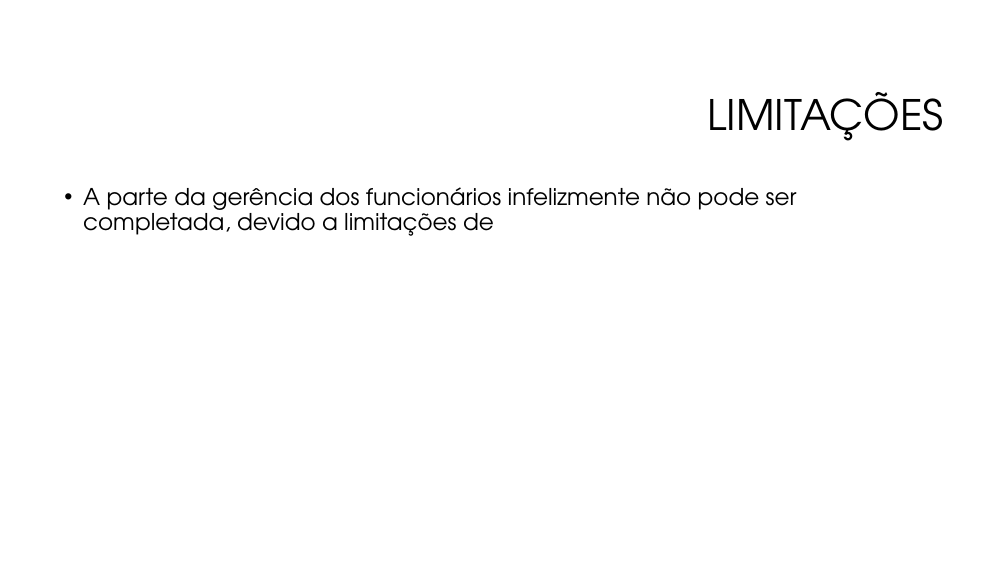
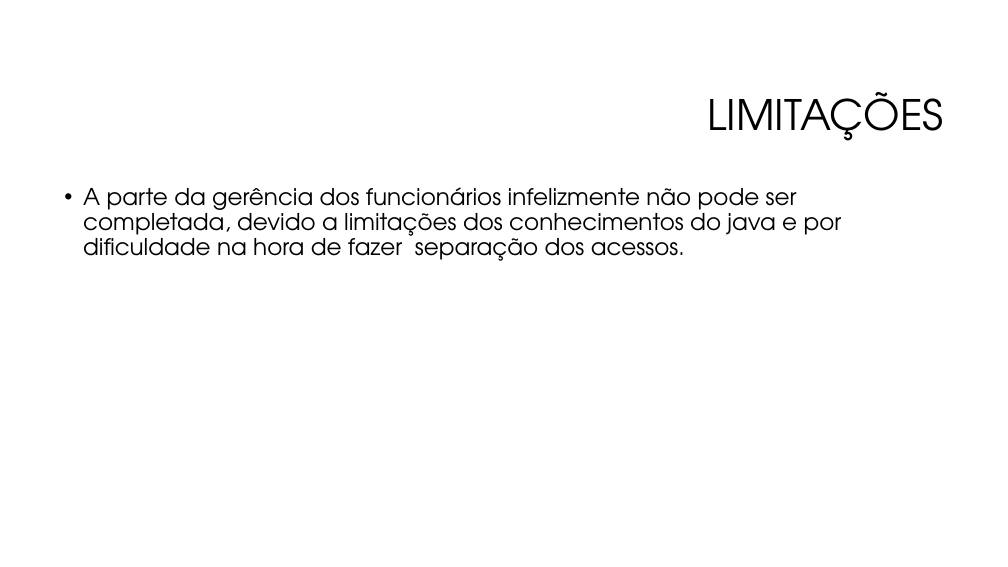
Before and after one commit to AlexandroGonSan/PROJETOFINALPOO_UFRR_2018.2_HOTEL, a slide deck: slide 5 of Documentação/Apresentação.pptx. Drawn at 1008x567 pixels with LibreOffice and Linux fonts; fonts in the diff are those of the drawing; background and template pictures are left out. Boxes give left, top, right and bottom in pixels: in the first picture for what was removed or moved away, otherwise in the second. Text is boxed around its words. In the diff, an @@ line names an element or a change of style, - is before the commit and + after.

```diff
--- a/Documentação/Apresentação.pptx
+++ b/Documentação/Apresentação.pptx
@@ text at (83, 187, 842, 261): text changed @@
-• A parte da gerência dos funcionários infelizmente não pode ser completada, devido a limitações de
+• A parte da gerência dos funcionários infelizmente não pode ser completada, devido a limitações dos conhecimentos do java e por dificuldade na hora de fazer separação dos acessos.
```
Also in this commit, not shown: 1 slide added.
